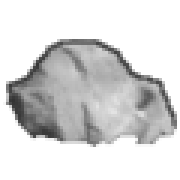
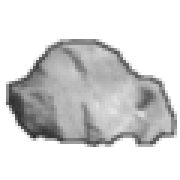
Before/after of a 180x180 layered artwork. What changed in the layer stack:
painted on "line" over left=6, top=39, right=177, bottom=147
